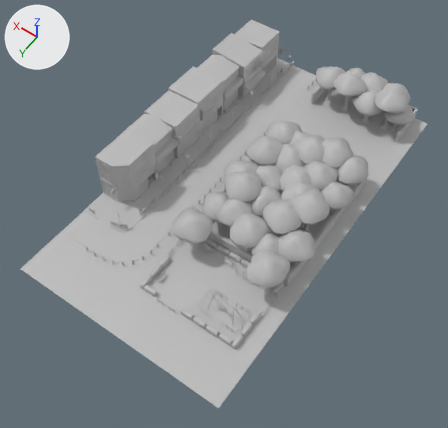
Before and after pictures for a commit that changed the FBX model TogeJam/Assets/3DModels/Environments/doggo_Park_Grp.fbx.
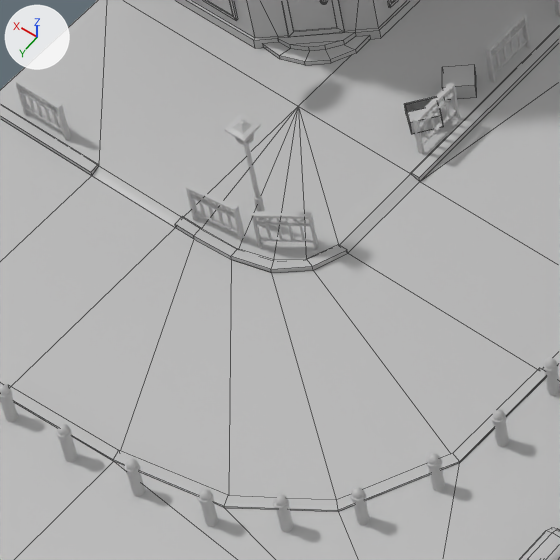
The first picture shows the older version from a camera (50 mm lens) standing at (-70.5, 47.4, 66.4) and looking at (-40.2, 4.9, -0.2). The close-ups show both versions on the part from 19% to 35% of the width and 46% to 63% of the height of that picture; other places that the commit changed are outside them. Every picture has the same lights, and +X, +Y and +Z are marked at upper left. The close-ups show mesh edges as thin lines. Where no turn or scale is listed for an object, it has been applied to the vertices. Vertices at the same position are counted once.

Names of what the first close-up shows: 'doggo_Park_Building_corner', 'doggo_Park_box_C', 'doggo_Park_fence_A', 'doggo_Park_fence_C', 'doggo_Park_grass', 'doggo_Park_ground', 'doggo_Park_lamp_A'.
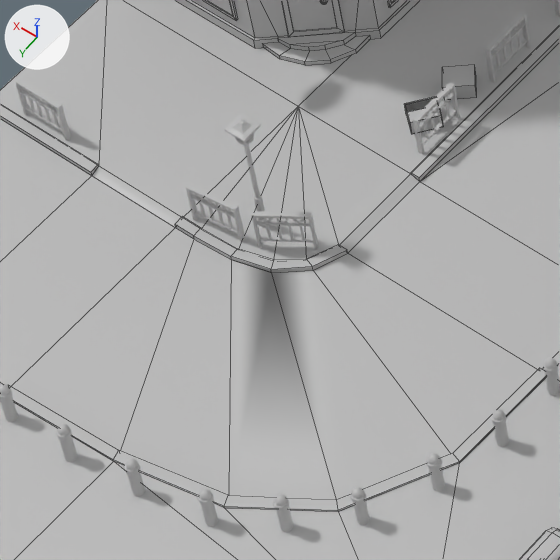
Scene script edits in JSON lines:
```json
{"block": "me_mesh_015", "where": "me_mesh_015.from_pydata(...)  # 130 vertices, 103 faces; spans x -15.5..15.5, y -27.3..27.3, z -0.1..0.1"}
{"block": "me_mesh_015", "where": "# used by ob_doggo_park_ground; location = (-39.94, 0.02, -0.02)"}
{"block": "me_mesh_015", "where": "# verts and faces of me_mesh_015; kept vertices keep their numbers, new ones are numbered from 130"}
{"block": "me_mesh_015", "where": "# before: 7 (9.0, 15.4, -0.1) at pixel (271, 272), 100 (9.0, 15.4, -0.1) at pixel (271, 272), 101 (8.4, 14.9, -0.1) at pixel (313, 270), 103 (9.7, 15.6, -0.1) at pixel (231, 259), 107 (9.0, 15.4, 0.1) at pixel (270, 269)"}
{"block": "me_mesh_015", "where": "# before: 108 (8.4, 14.9, 0.1) at pixel (312, 266), 112 (9.7, 15.6, 0.1) at pixel (230, 256)"}
{"block": "me_mesh_015", "change": "me_mesh_015 part 1"}
{"op": "add", "block": "me_mesh_015", "code": "delete_vertices([100])  # with the faces that use them"}
{"op": "add", "block": "me_mesh_015", "code": "faces += [(7, 101, 108, 107), (7, 107, 112, 103)]"}
```

What differs and where, as boxes [x1, y1, x2, y2] in the close-ups (560 x 560 px; the box of a moved part takes in the faces that stretch with it):
```json
{"part": 1, "of": "me_mesh_015", "change": "moved or reshaped", "before": [231, 256, 313, 273], "after": [231, 256, 313, 273]}
```
